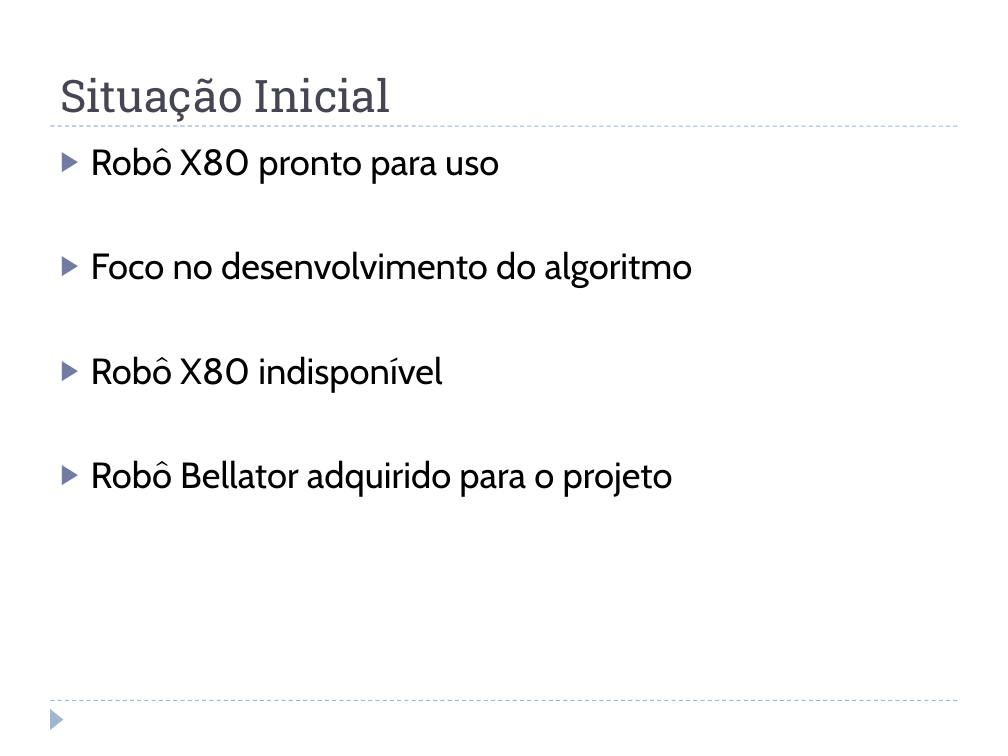
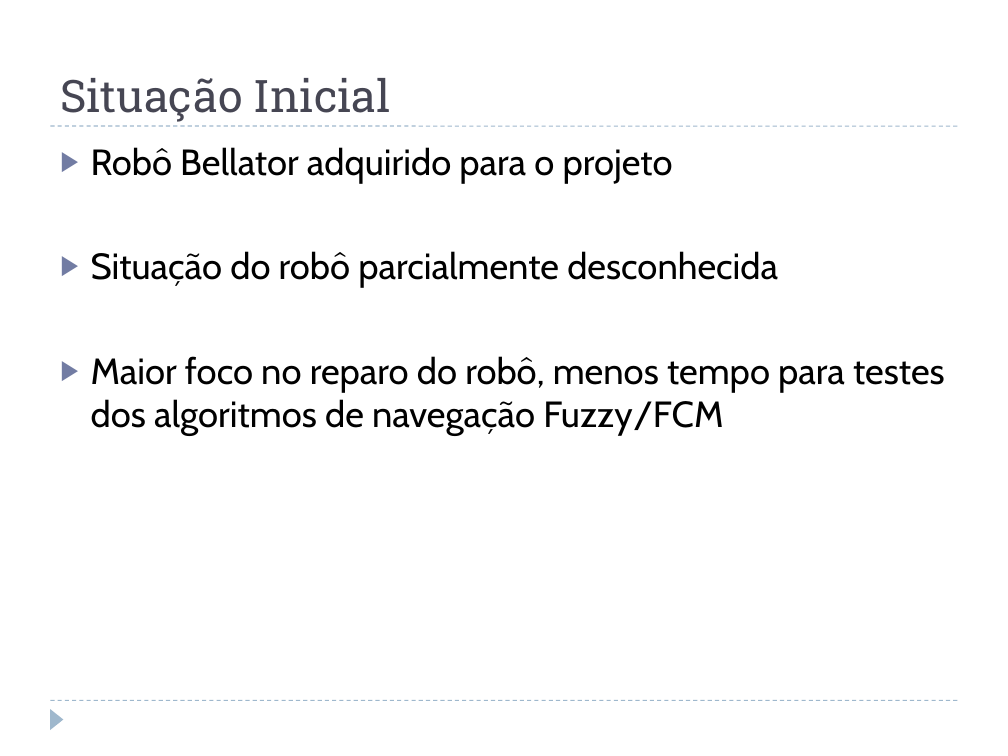
Before and after one commit to jcnborges/TCC, a slide deck: slide 28 of qualificacao.pptx (slide 26 before the commit). Drawn at 1008x756 pixels with LibreOffice and Linux fonts; fonts in the diff are those of the drawing. Boxes give left, top, right and bottom in pixels: in the first picture for what was removed or moved away, otherwise in the second. Text is boxed around its words. In the diff, an @@ line names an element or a change of style, - is before the commit and + after.

```diff
--- a/qualificacao.pptx
+++ b/qualificacao.pptx
@@ text at (x1=91, y1=147, x2=693, y2=392): paragraphs removed @@
-▶ Robô X80 pronto para uso
-▶ Foco no desenvolvimento do algoritmo
-▶ Robô X80 indisponível
@@ text at (x1=91, y1=251, x2=945, y2=436): paragraphs added @@
+▶ Situação do robô parcialmente desconhecida
+▶ Maior foco no reparo do robô, menos tempo para testes dos algoritmos de navegação Fuzzy/FCM
```
Also in this commit, not shown: 3 other slides changed, 6 slides added.
